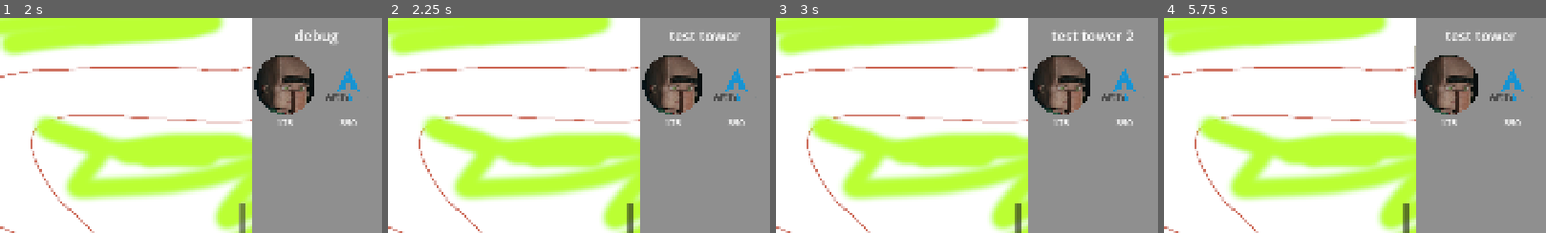
Above: before the commit, frames 1-4 (left to right).
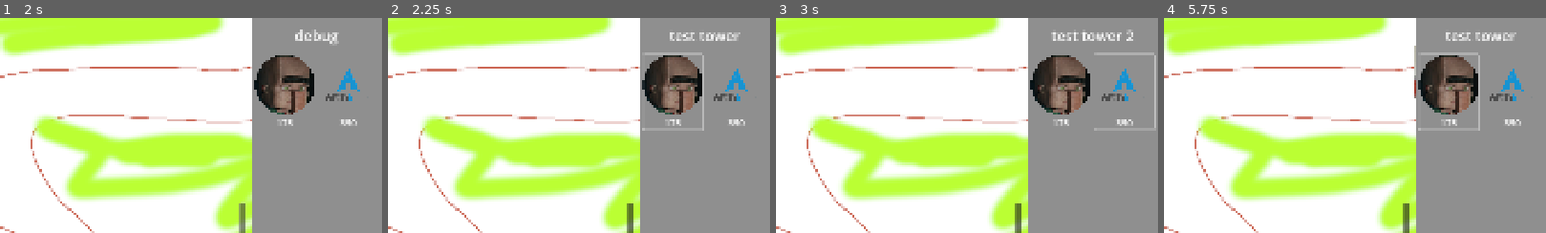
Above: after the commit, the same moments.

Repository: AstroFP/BrainRot-Tower-Defense
Game: Godot game, scene res://scenes/levels/test_level.tscn
Two runs of this game, one before a commit and one after it. Both use one fixed random seed, a clock stepped at 60 frames per second and the inputs below.
Inputs (mouse positions are % of the whole screen's width and height, from its top left):
- Up to frame 1 (2 s): tap Enter at 0.5 s; move the mouse to (72, 45) at 0.52 s; hold Space (play) 0.53-1.25 s; click (72, 45) at 0.67 s; click (99, 50) at 1.25 s
- Up to frame 2 (2.25 s): click (87, 17) at 2 s
- Up to frame 3 (3 s): click (96, 17) at 2.75 s
- Up to frame 4 (5.75 s): click (87, 17) at 3.5 s; click (96, 17) at 4.25 s; click (87, 17) at 5 s
The pictures show only the part of the screen within x 50-100%, y 0-50%; the shares and areas given below are measured in that part.

Frame 1 is identical in both runs. In frame 2, 0.4% of the frame differs, in the area x 66-83%, y 16-53%; in frame 3, 0.4%, in the area x 83-100%, y 16-53%; in frame 4, 0.4%.

Commit message:
feat: Update UI interaction handling on tower placement

Diff:
--- a/scenes/ui/ui.tscn
+++ b/scenes/ui/ui.tscn
@@ -1,12 +1,10 @@
-[gd_scene load_steps=17 format=3 uid="uid://dx21gmg74ok58"]
+[gd_scene load_steps=15 format=3 uid="uid://dx21gmg74ok58"]
 
 [ext_resource type="Script" uid="uid://dp3vwacdwcwb4" path="res://scripts/buy_menu_manager.gd" id="1_u7n8c"]
 [ext_resource type="Texture2D" uid="uid://c0pl5vdswgvae" path="res://assets/sprites/villager_icon.png" id="2_f5cxw"]
 [ext_resource type="Texture2D" uid="uid://bj5xhmcswkn2" path="res://assets/sprites/arch-linux_icon.png" id="3_aac20"]
 
 [sub_resource type="StyleBoxEmpty" id="StyleBoxEmpty_f5cxw"]
-
-[sub_resource type="StyleBoxEmpty" id="StyleBoxEmpty_g5kmx"]
 
 [sub_resource type="StyleBoxEmpty" id="StyleBoxEmpty_0dwhk"]
 
@@ -17,8 +15,6 @@
 [sub_resource type="StyleBoxEmpty" id="StyleBoxEmpty_jcn1r"]
 
 [sub_resource type="StyleBoxEmpty" id="StyleBoxEmpty_aac20"]
-
-[sub_resource type="StyleBoxEmpty" id="StyleBoxEmpty_uegxj"]
 
 [sub_resource type="StyleBoxEmpty" id="StyleBoxEmpty_y220t"]
 
@@ -148,7 +144,6 @@
 layout_mode = 2
 mouse_filter = 1
 theme_override_font_sizes/font_size = 24
-theme_override_styles/focus = SubResource("StyleBoxEmpty_g5kmx")
 theme_override_styles/disabled = SubResource("StyleBoxEmpty_0dwhk")
 theme_override_styles/hover_pressed = SubResource("StyleBoxEmpty_pfayw")
 theme_override_styles/hover = SubResource("StyleBoxEmpty_7vp6q")
@@ -183,7 +178,6 @@
 layout_mode = 2
 mouse_filter = 1
 theme_override_font_sizes/font_size = 24
-theme_override_styles/focus = SubResource("StyleBoxEmpty_uegxj")
 theme_override_styles/disabled = SubResource("StyleBoxEmpty_y220t")
 theme_override_styles/hover_pressed = SubResource("StyleBoxEmpty_4kltc")
 theme_override_styles/hover = SubResource("StyleBoxEmpty_hl07w")
--- a/scripts/buy_menu_manager.gd
+++ b/scripts/buy_menu_manager.gd
@@ -12,6 +12,7 @@
 ]
 
 signal selected_tower(tower: TowerStats)
+
 
 # tower buy buttons
 @onready var buy_tower_btn_1 = $TowerBuyMenu/TowerBuyMenyItemsWrapper/TowerBuyMenuItems/BuyMenuTowerList/BuyMenuTowerListRow1/TowerBuyBanner/BuyTowerBtn1
--- a/scripts/tower.gd
+++ b/scripts/tower.gd
@@ -33,8 +33,6 @@
 
 	# set sprite texture
 	tower_sprite.texture = tower_stats.texture
-
-	tower_sprite.z_index = 999
 
 	# rescale tower
 	var texture_size = tower_sprite.texture.get_size()
--- a/scripts/tower_placement_manager.gd
+++ b/scripts/tower_placement_manager.gd
@@ -15,7 +15,7 @@
 
 # parameters and flag for tower spawning
 var tower : PackedScene = preload("res://scenes/tower.tscn")
-var tower_selected: TowerStats
+var tower_selected: TowerStats = null
 var spawned_tower: Tower
 var is_tower_ready_to_spawn = false
 
@@ -27,7 +27,7 @@
 func _ready():
 	tower_buy_menu = ui_canvas.find_child("TowerBuyMenu")
 	playable_area = ui_canvas.find_child("PlayableArea")
-	ui_canvas.find_child("TowerBuyMenuWrapper").connect("selected_tower",_on_tower_buy_menu_wrapper_selected_tower)
+	ui_canvas.find_child("TowerBuyMenuWrapper").connect("selected_tower",_on_selected_tower)
 
 	# calculate side margins for clamping tower placement
 	var playable_screen_aspect_ratio := 16.0/9.0
@@ -78,7 +78,7 @@
 
 
 func _input(event):
-	if event is InputEventScreenTouch || event is InputEventScreenDrag:
+	if event is InputEventScreenDrag || event is InputEventScreenTouch:
 		var pos = event.position
 		is_touching_inside_play_area = playable_area.get_global_rect().has_point(pos)
 		is_touching_buy_menu = tower_buy_menu.get_global_rect().has_point(pos)
@@ -91,6 +91,11 @@
 	if is_tower_ready_to_spawn && !is_touching_buy_menu:
 		tower_buy_menu.visible = false
 		spawn_tower()
+
+	if is_tower_ready_to_spawn && !is_touching_inside_play_area:
+		tower_selected = null
+		is_tower_ready_to_spawn = false
+		tower_buy_menu.visible = true
 
 	if event is InputEventScreenTouch:
 		is_dragging = event.is_pressed()
@@ -111,6 +116,6 @@
 		is_tower_ready_to_spawn = false
 
 
-func _on_tower_buy_menu_wrapper_selected_tower(tower_stats):
+func _on_selected_tower(tower_stats):
 	tower_selected = tower_stats
 	is_tower_ready_to_spawn = true
